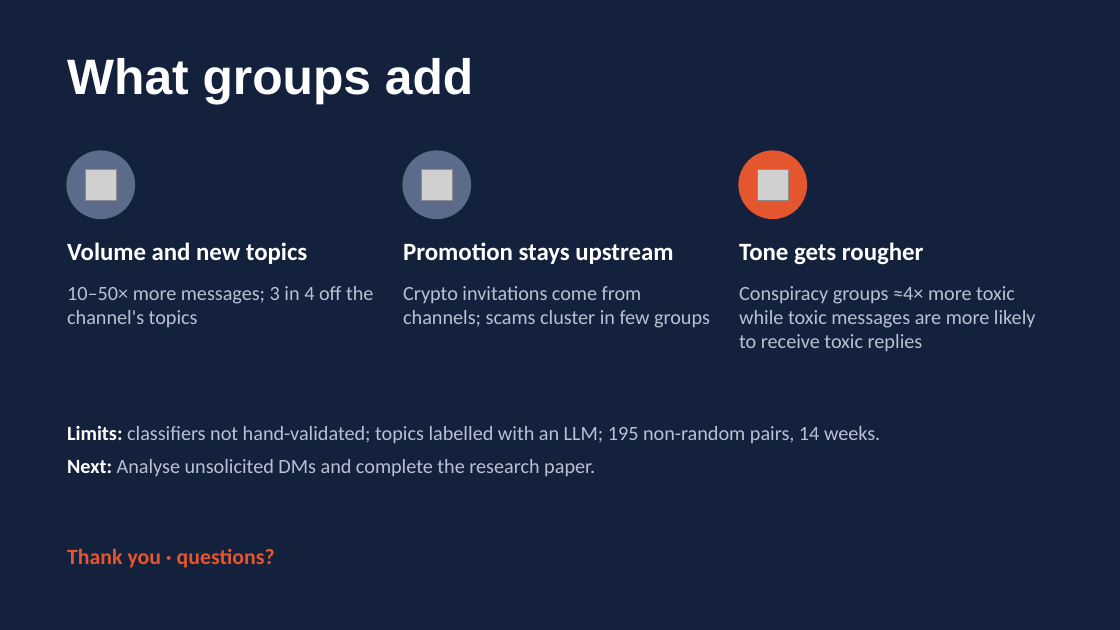
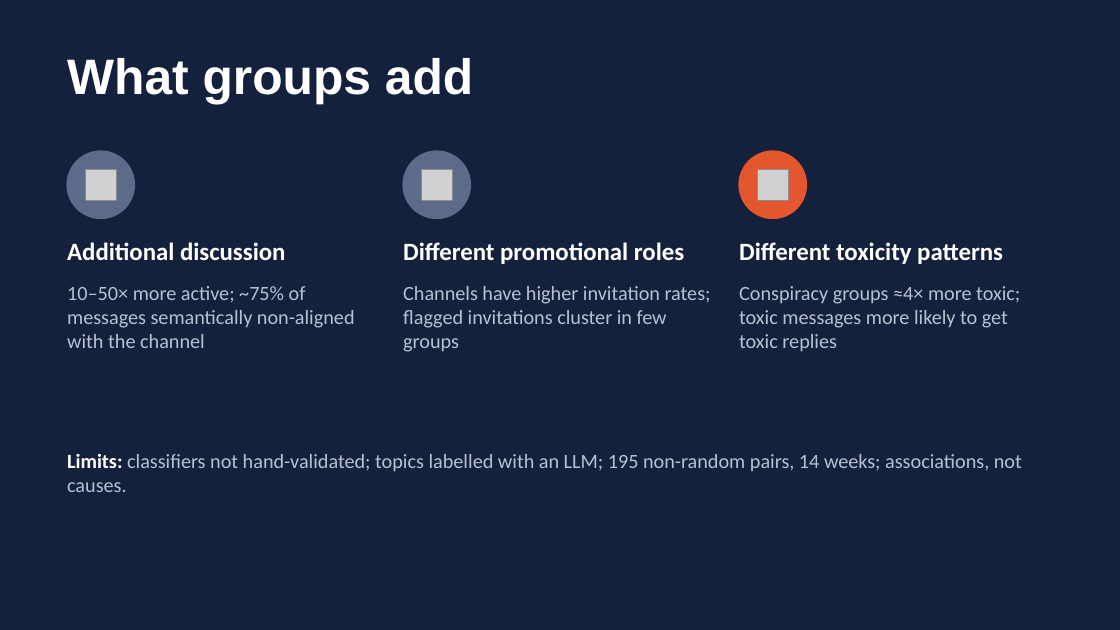
Before and after one commit to riccardo-000/seeing-inside-telegram-groups, a slide deck: slide 11 of shared/Riccardo/presentation/seeing_inside_telegram_groups.pptx. Drawn at 1120x630 pixels with LibreOffice and Linux fonts; fonts in the diff are those of the drawing; grey boxes stand for pictures. Boxes give left, top, right and bottom in pixels: in the first picture for what was removed or moved away, otherwise in the second. Text is boxed around its words. In the diff, an @@ line names an element or a change of style, - is before the commit and + after.

```diff
--- a/shared/Riccardo/presentation/seeing_inside_telegram_groups.pptx
+++ b/shared/Riccardo/presentation/seeing_inside_telegram_groups.pptx
@@ text at bbox=[67, 242, 285, 260]: text changed @@
-Volume and new topics
+Additional discussion
@@ text at bbox=[403, 242, 684, 264]: text changed @@
-Promotion stays upstream
+Different promotional roles
@@ text at bbox=[739, 242, 1003, 264]: text changed @@
-Tone gets rougher
+Different toxicity patterns
@@ text at bbox=[67, 286, 355, 348]: text changed @@
-10–50× more messages; 3 in 4 off the channel's topics
+10–50× more active; ~75% of messages semantically non-aligned with the channel
@@ text at bbox=[403, 286, 711, 352]: text changed @@
-Crypto invitations come from channels; scams cluster in few groups
+Channels have higher invitation rates; flagged invitations cluster in few groups
@@ text at bbox=[739, 286, 1020, 352]: text changed @@
-Conspiracy groups ≈4× more toxic while toxic messages are more likely to receive toxic replies
+Conspiracy groups ≈4× more toxic; toxic messages more likely to get toxic replies
@@ text at bbox=[67, 454, 1022, 492]: text changed @@
-Limits: classifiers not hand-validated; topics labelled with an LLM; 195 non-random pairs, 14 weeks.
-Next: Analyse unsolicited DMs and complete the research paper.
+Limits: classifiers not hand-validated; topics labelled with an LLM; 195 non-random pairs, 14 weeks; associations, not causes.
@@ text removed at bbox=[67, 548, 275, 568] @@
-Thank you · questions?
```
Also in this commit, not shown: 8 other slides changed, 2 slides added, 1 slide removed, 2 other files.
